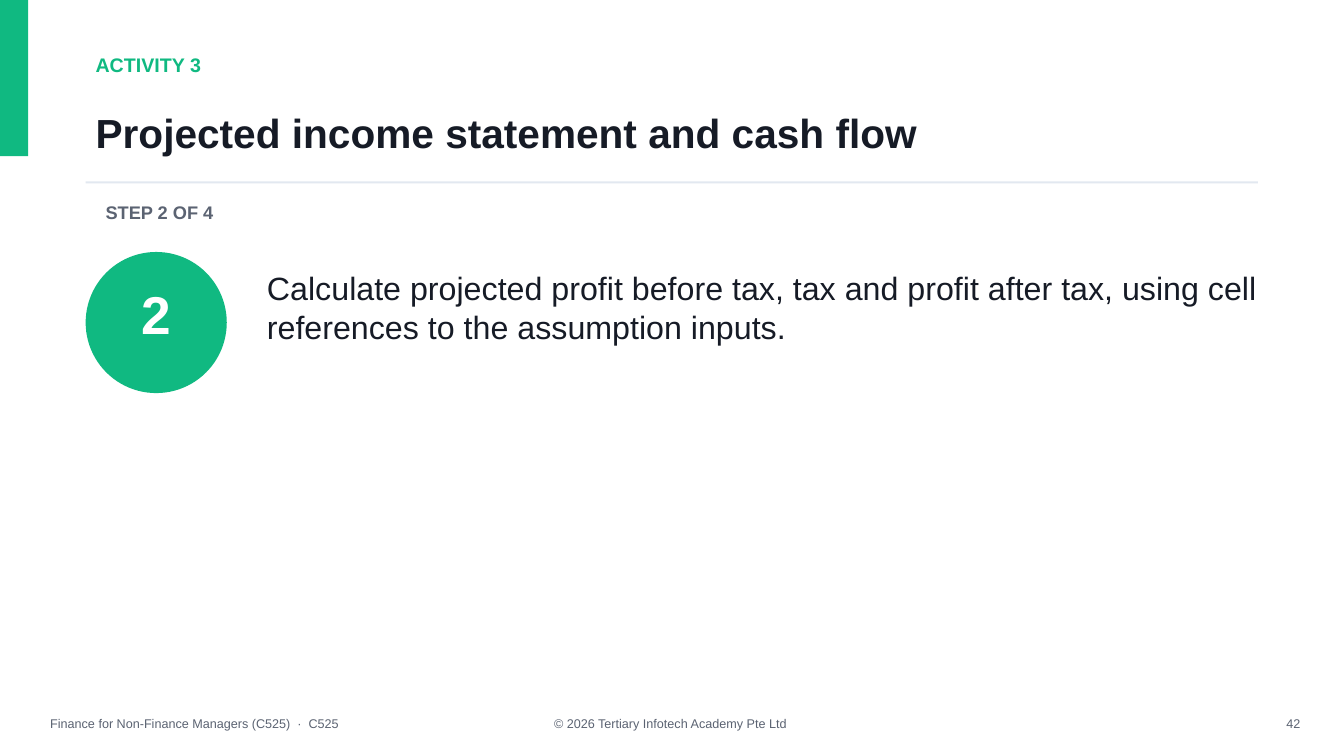
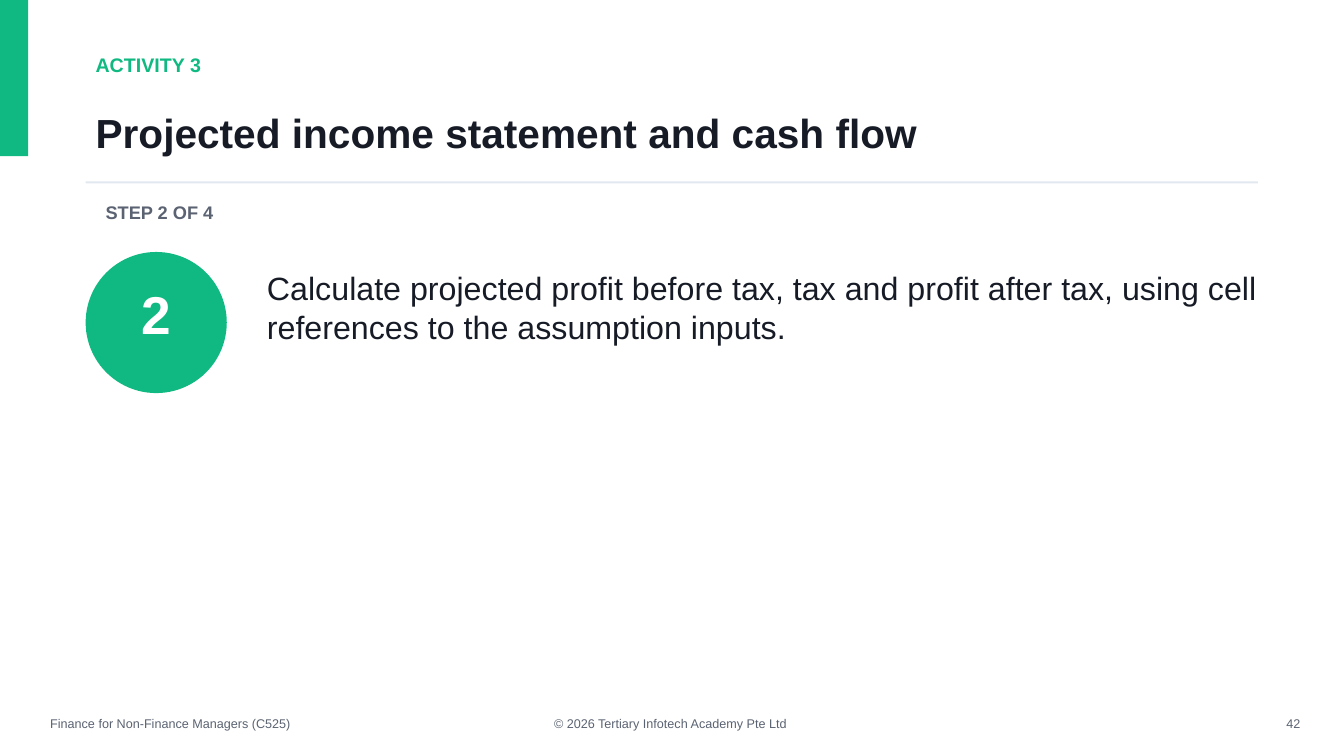
Before and after one commit to tertiarycourses/C525-Finance-for-Non-Finance-Managers, a slide deck: slide 43 of courseware/Finance for Non-Finance Managers (C525)-v10.pptx. Drawn at 1344x756 pixels with LibreOffice and Linux fonts; fonts in the diff are those of the drawing. Boxes give left, top, right and bottom in pixels: in the first picture for what was removed or moved away, otherwise in the second. Text is boxed around its words. In the diff, an @@ line names an element or a change of style, - is before the commit and + after.

```diff
--- a/courseware/Finance for Non-Finance Managers (C525)-v10.pptx
+++ b/courseware/Finance for Non-Finance Managers (C525)-v10.pptx
@@ text at [50,719,291,731]: text changed @@
-Finance for Non-Finance Managers (C525) · C525
+Finance for Non-Finance Managers (C525)
```
Also in this commit, not shown: 83 other slides changed, 2 other files.
